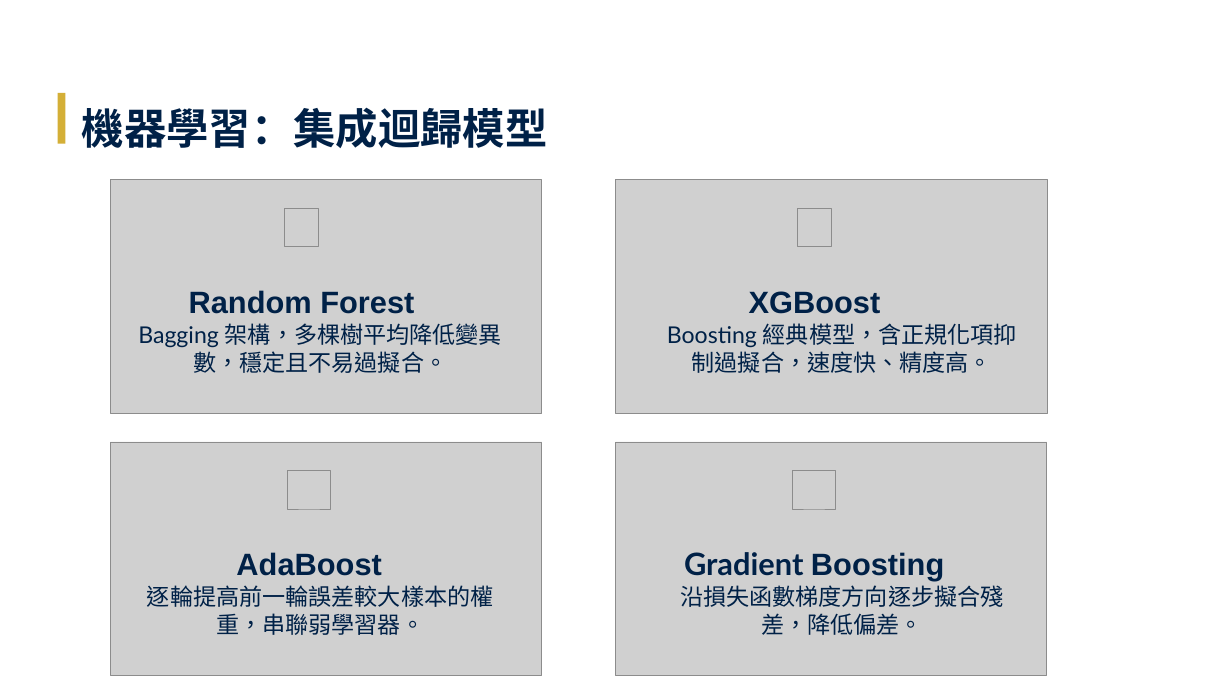
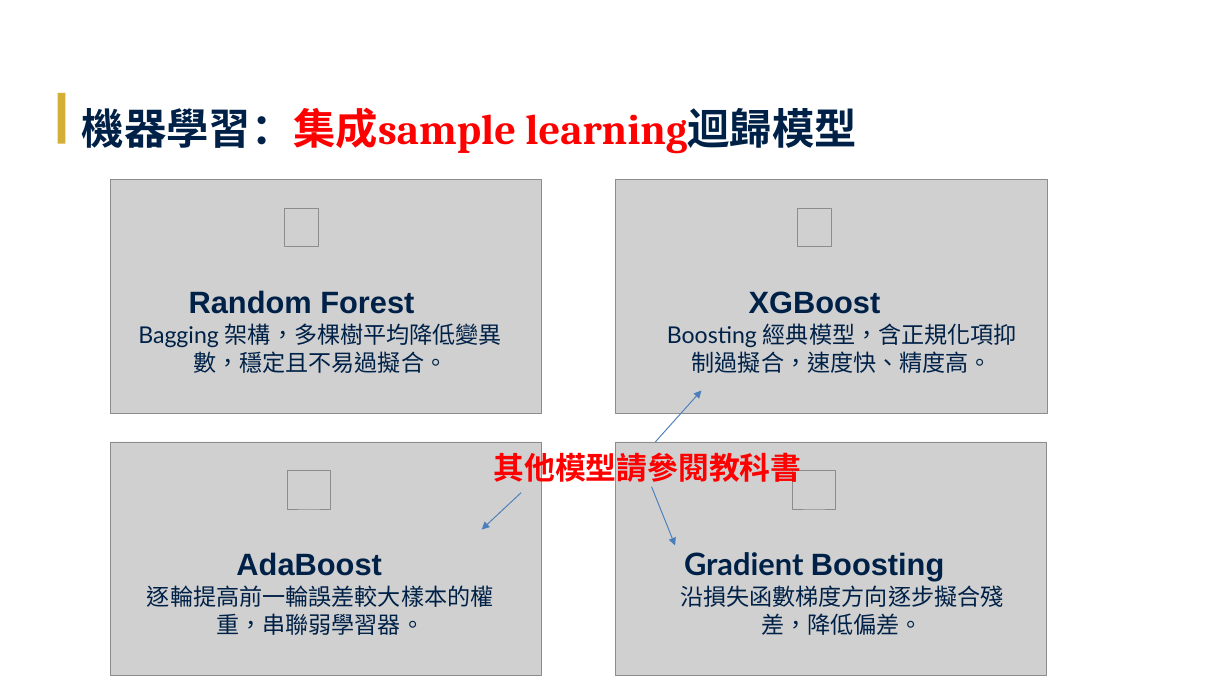
Before and after one commit to Tzu-Lin/ETF-AI-Project, a slide deck: slide 9 of 林子瑜-LLM_ETF.pptx (slide 8 before the commit). Drawn at 1232x693 pixels with LibreOffice and Linux fonts; fonts in the diff are those of the drawing; grey boxes stand for pictures. Boxes give left, top, right and bottom in pixels: in the first picture for what was removed or moved away, otherwise in the second. Text is boxed around its words. In the diff, an @@ line names an element or a change of style, - is before the commit and + after.

```diff
--- a/林子瑜-LLM_ETF.pptx
+++ b/林子瑜-LLM_ETF.pptx
@@ text at (82,107,857,154): text changed; text colour #002147 to #FF0000 @@
-機器學習：集成迴歸模型
+機器學習：集成sample learning迴歸模型
@@ arrow added from (655, 442) to (701, 391), #4B7EBC 0.75 pt @@
@@ text added at (493,448,801,488), 24 pt, text #FF0000, bold @@
+其他模型請參閱教科書
@@ arrow added from (521, 493) to (482, 530), #4B7EBC 0.75 pt @@
@@ arrow added from (652, 487) to (676, 545), #4B7EBC 0.75 pt @@
```
Also in this commit, not shown: 9 other slides changed, 3 slides added.
